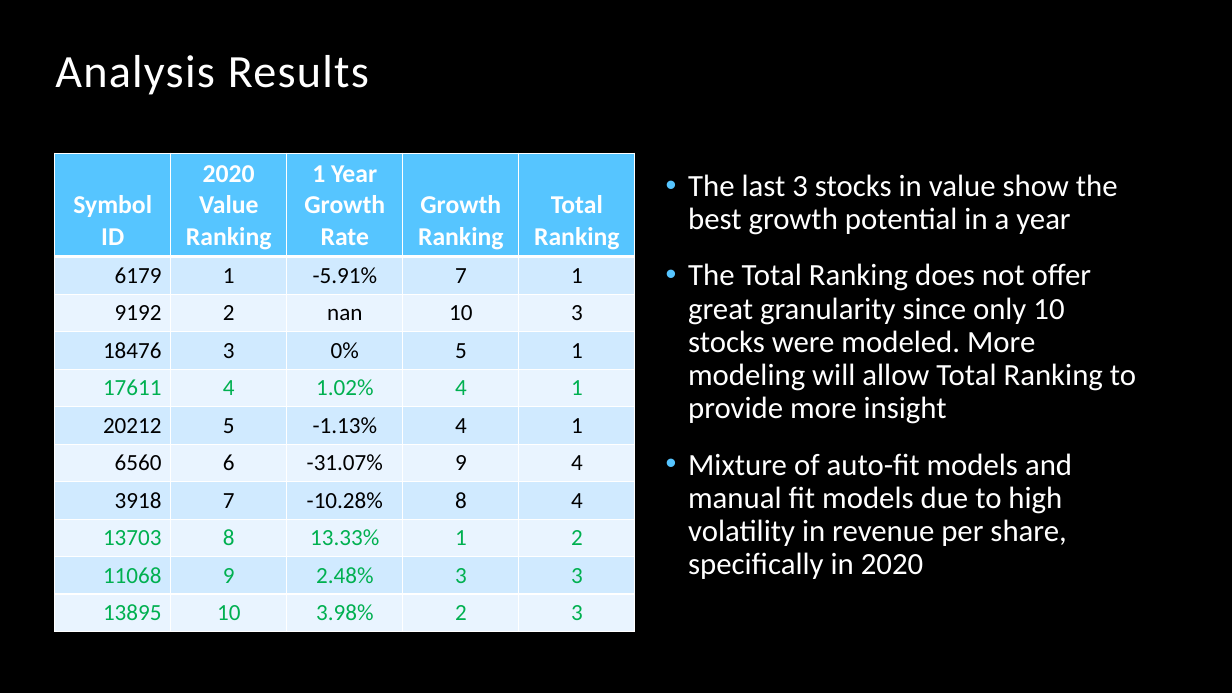
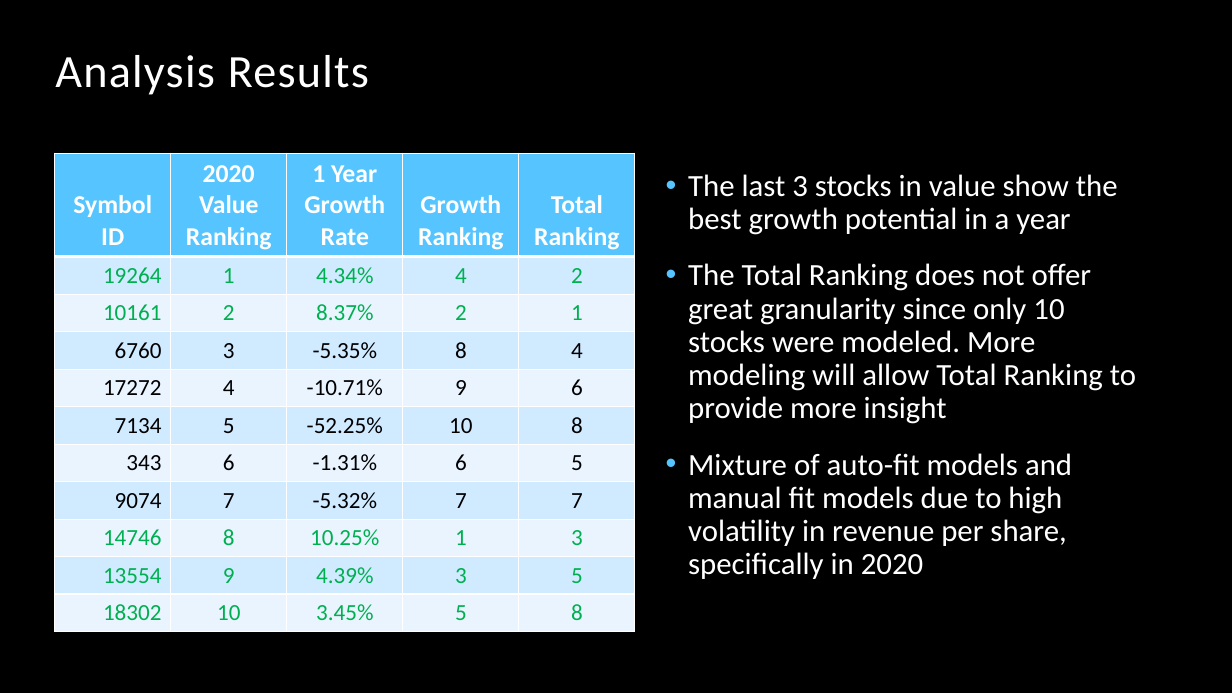
Before and after one commit to bentson1187/dsc-phase-4-project, a slide deck: slide 5 of Stakeholder Presentation.pptx. Drawn at 1232x693 pixels with LibreOffice and Linux fonts; fonts in the diff are those of the drawing; background and template pictures are left out. Boxes give left, top, right and bottom in pixels: in the first picture for what was removed or moved away, otherwise in the second. Text is boxed around its words. In the diff, an @@ line names an element or a change of style, - is before the commit and + after.

Commit message:
Updated Presentation

```diff
--- a/Stakeholder Presentation.pptx
+++ b/Stakeholder Presentation.pptx
@@ table at [55,153,637,630] @@
-row 2: 6179 | 1 | -5.91% | 7 | 1
+row 2: 19264 | 1 | 4.34% | 4 | 2
-row 3: 9192 | 2 | nan | 10 | 3
+row 3: 10161 | 2 | 8.37% | 2 | 1
-row 4: 18476 | 3 | 0% | 5 | 1
+row 4: 6760 | 3 | -5.35% | 8 | 4
-row 5: 17611 | 4 | 1.02% | 4 | 1
+row 5: 17272 | 4 | -10.71% | 9 | 6
-row 6: 20212 | 5 | -1.13% | 4 | 1
+row 6: 7134 | 5 | -52.25% | 10 | 8
-row 7: 6560 | 6 | -31.07% | 9 | 4
+row 7: 343 | 6 | -1.31% | 6 | 5
-row 8: 3918 | 7 | -10.28% | 8 | 4
+row 8: 9074 | 7 | -5.32% | 7 | 7
-row 9: 13703 | 8 | 13.33% | 1 | 2
+row 9: 14746 | 8 | 10.25% | 1 | 3
-row 10: 11068 | 9 | 2.48% | 3 | 3
+row 10: 13554 | 9 | 4.39% | 3 | 5
-row 11: 13895 | 10 | 3.98% | 2 | 3
+row 11: 18302 | 10 | 3.45% | 5 | 8
@@ text colour #000000 to #00B050 in "1", "2" @@
@@ text colour #00B050 to #000000 in "4" @@
```
Also in this commit, not shown: 1 slide added.
